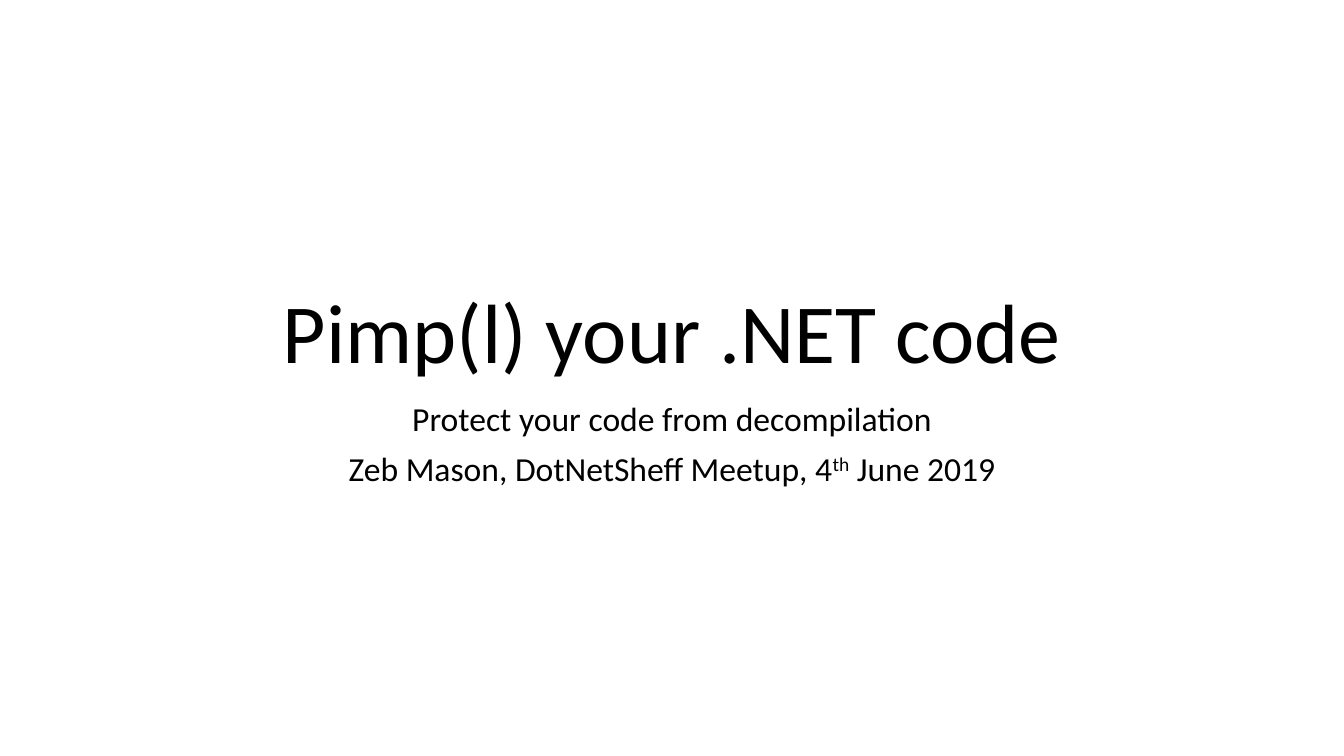
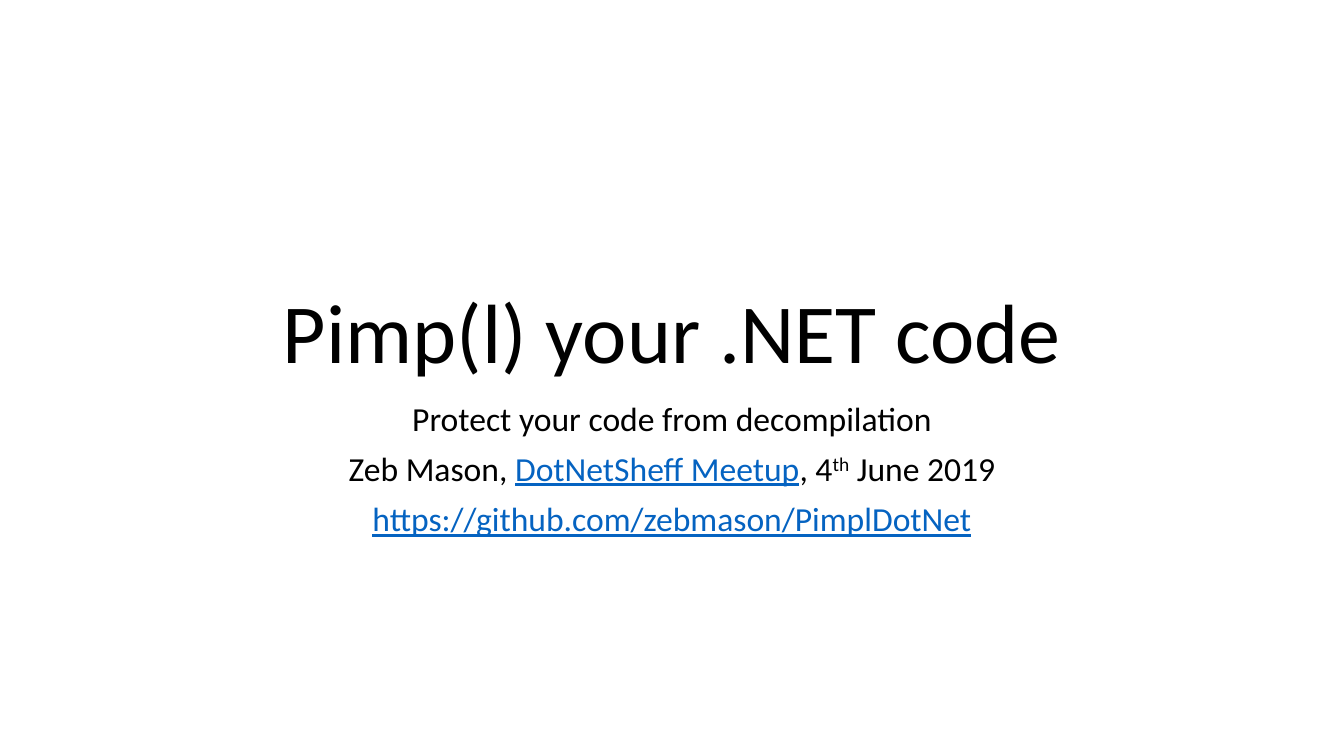
Before and after one commit to zebmason/PimplDotNet, a slide deck: slide 1 of PimplDotNet.pptx. Drawn at 1344x756 pixels with LibreOffice and Linux fonts; fonts in the diff are those of the drawing. Boxes give left, top, right and bottom in pixels: in the first picture for what was removed or moved away, otherwise in the second. Text is boxed around its words. In the diff, an @@ line names an element or a change of style, - is before the commit and + after.

```diff
--- a/PimplDotNet.pptx
+++ b/PimplDotNet.pptx
@@ subtitle at (x1=349, y1=457, x2=995, y2=487): text colour #000000 to #0563C1, underline on in "DotNetSheff Meetup," @@
@@ subtitle at (x1=372, y1=507, x2=971, y2=537): paragraph added @@
+https://github.com/zebmason/PimplDotNet
```
Also in this commit, not shown: 5 slides added, 15 other files.
